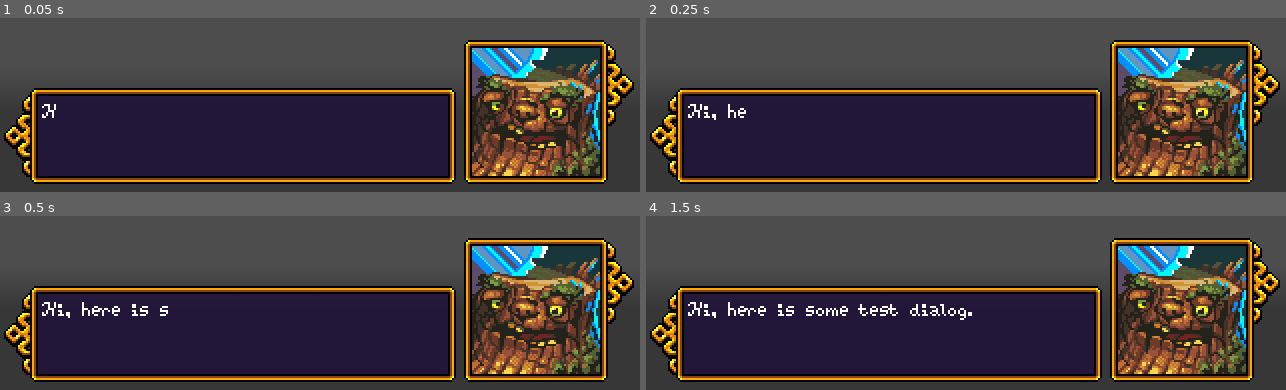
Above: before the commit, frames 1-4 (two rows, left to right).
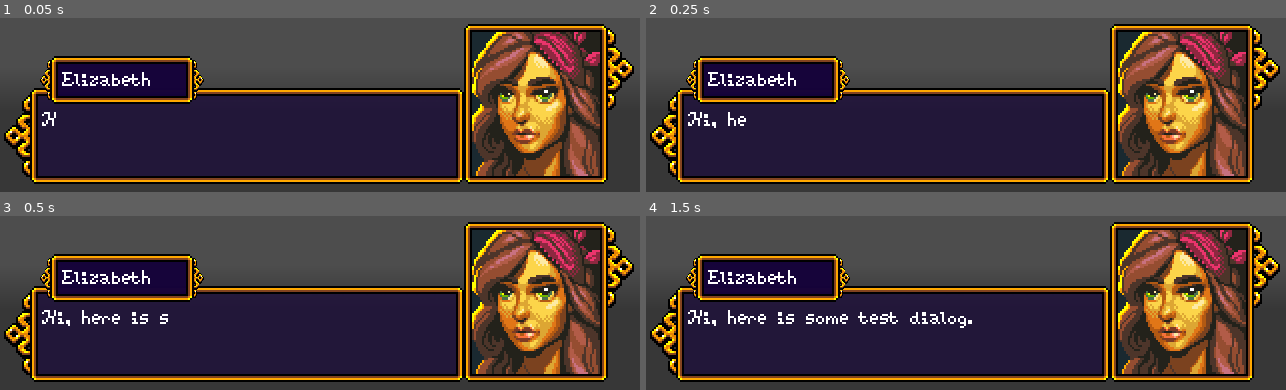
Above: after the commit, the same moments.

Repository: jalder89/RPG-In-Godot
Game: Godot game, scene res://Scenes/UI/DialogBox.tscn
Two runs of this game, one before a commit and one after it. Both use one fixed random seed, a clock stepped at 60 frames per second and the inputs below. This scene is started directly instead of the project's main scene.
Inputs:
- Up to frame 1 (0.05 s): no input
- Up to frame 2 (0.25 s): no input
- Up to frame 3 (0.5 s): no input
- Up to frame 4 (1.5 s): tap Enter (ui_accept) at 0.5, 0.77, 1.25 s; hold D (right) 0.53-1.28 s; hold B (battle) 0.53-1.28 s; hold S (down) from 1.28 s (still down); tap B (battle) at 1.35 s

The runs differ from the first frame. In frame 1, 25% of the frame differs, in the area x 6-100%, y 3-96%; in frame 2, 26%; in frame 3, 26%; in frame 4, 27%.

Commit message:
Implemented Character resource for swapping characters in dialogue.

Diff:
--- /dev/null
+++ b/Scenes/Characters/Character.gd
@@ -0,0 +1,6 @@
+extends Resource
+class_name Character
+
+
+@export var name : String
+@export var portrait : Texture
--- /dev/null
+++ b/Scenes/Characters/ElizabethCharacter.tres
@@ -0,0 +1,9 @@
+[gd_resource type="Resource" script_class="Character" load_steps=3 format=3 uid="uid://snbfact56bxl"]
+
+[ext_resource type="Texture2D" uid="uid://b8m2pp6n7wwgd" path="res://Assets/Sprites/ElizabethPortrait.png" id="1_2bv2d"]
+[ext_resource type="Script" path="res://Scenes/Characters/Character.gd" id="1_t3sme"]
+
+[resource]
+script = ExtResource("1_t3sme")
+name = "Elizabeth"
+portrait = ExtResource("1_2bv2d")
--- /dev/null
+++ b/Scenes/Characters/StumpyCharacter.tres
@@ -0,0 +1,9 @@
+[gd_resource type="Resource" script_class="Character" load_steps=3 format=3 uid="uid://ba0diup4tf8p8"]
+
+[ext_resource type="Script" path="res://Scenes/Characters/Character.gd" id="1_j15rm"]
+[ext_resource type="Texture2D" uid="uid://clb2fqxx6v54y" path="res://Assets/Sprites/StumpyPortrait.png" id="1_lankq"]
+
+[resource]
+script = ExtResource("1_j15rm")
+name = "Stumpy"
+portrait = ExtResource("1_lankq")
--- /dev/null
+++ b/Scenes/UI/DarkTheme.tres
@@ -0,0 +1,26 @@
+[gd_resource type="Theme" load_steps=5 format=3 uid="uid://d4clx6vq4fiuo"]
+
+[ext_resource type="Texture2D" uid="uid://c6idq7bfoo2mp" path="res://Assets/Sprites/Textbox9SliceOpaque.png" id="1_iwl4h"]
+[ext_resource type="FontVariation" uid="uid://2fg6clohfxik" path="res://Scenes/UI/WestwickFont.tres" id="2_ele3d"]
+
+[sub_resource type="StyleBoxEmpty" id="StyleBoxEmpty_4wpu8"]
+
+[sub_resource type="StyleBoxTexture" id="StyleBoxTexture_tk1mp"]
+texture = ExtResource("1_iwl4h")
+texture_margin_left = 4.0
+texture_margin_top = 4.0
+texture_margin_right = 4.0
+texture_margin_bottom = 4.0
+
+[resource]
+default_font = ExtResource("2_ele3d")
+Button/colors/font_color = Color(1, 1, 1, 1)
+Button/colors/font_focus_color = Color(0.972549, 0.941176, 0.211765, 1)
+Button/colors/font_hover_color = Color(0.972549, 0.941176, 0.211765, 1)
+Button/colors/font_pressed_color = Color(1, 0.721569, 0.192157, 1)
+Button/styles/disabled = SubResource("StyleBoxEmpty_4wpu8")
+Button/styles/focus = SubResource("StyleBoxEmpty_4wpu8")
+Button/styles/hover = SubResource("StyleBoxEmpty_4wpu8")
+Button/styles/normal = SubResource("StyleBoxEmpty_4wpu8")
+Button/styles/pressed = SubResource("StyleBoxEmpty_4wpu8")
+PanelContainer/styles/panel = SubResource("StyleBoxTexture_tk1mp")
--- a/Scenes/UI/DialogBox.gd
+++ b/Scenes/UI/DialogBox.gd
@@ -8,14 +8,17 @@
 
 @onready var text_box = %TextBox
 @onready var portrait = %Portrait
+@onready var name_box = %NameBox
 
 signal dialog_finished
 
 func _ready() -> void:
-	type_dialog("Hi, here is some test dialog.", Resource.new())
+	type_dialog("Hi, here is some test dialog.", load("res://Scenes/Characters/ElizabethCharacter.tres"))
 
-func type_dialog(bbcode : String, character : Resource) -> void:
+func type_dialog(bbcode : String, character : Character) -> void:
 	is_typing = true
+	portrait.texture = character.portrait
+	name_box.text = character.name
 	get_tree().paused = true
 	show()
 	text_box.text = bbcode
--- a/Scenes/UI/DialogBox.tscn
+++ b/Scenes/UI/DialogBox.tscn
@@ -1,10 +1,11 @@
-[gd_scene load_steps=6 format=3 uid="uid://k7jtw0xf5bwl"]
+[gd_scene load_steps=7 format=3 uid="uid://k7jtw0xf5bwl"]
 
 [ext_resource type="Texture2D" uid="uid://dkvwj8t3gwgg3" path="res://Assets/Sprites/DialogShadow.png" id="1_uxyqa"]
 [ext_resource type="Texture2D" uid="uid://nfqieebaa1g1" path="res://Assets/Sprites/PortraitEdge.png" id="2_gkgy1"]
 [ext_resource type="Script" path="res://Scenes/UI/DialogBox.gd" id="2_yta87"]
 [ext_resource type="Theme" uid="uid://c5ws7dk51qn2g" path="res://Scenes/UI/DefaultTheme.tres" id="2_yuhrx"]
 [ext_resource type="Texture2D" uid="uid://clb2fqxx6v54y" path="res://Assets/Sprites/StumpyPortrait.png" id="4_3ddqd"]
+[ext_resource type="Theme" uid="uid://d4clx6vq4fiuo" path="res://Scenes/UI/DarkTheme.tres" id="5_kiaio"]
 
 [node name="DialogBox" type="TextureRect"]
 process_mode = 3
@@ -17,67 +18,138 @@
 texture = ExtResource("1_uxyqa")
 script = ExtResource("2_yta87")
 
+[node name="DialogContainer" type="HBoxContainer" parent="."]
+layout_mode = 2
+offset_left = 2.0
+offset_top = 128.0
+offset_right = 232.0
+offset_bottom = 176.0
+grow_vertical = 0
+size_flags_horizontal = 3
+size_flags_vertical = 8
+theme_override_constants/separation = 0
+
+[node name="LeftEdge" type="TextureRect" parent="DialogContainer"]
+layout_mode = 2
+texture = ExtResource("2_gkgy1")
+stretch_mode = 3
+
+[node name="PanelContainer" type="PanelContainer" parent="DialogContainer"]
+custom_minimum_size = Vector2(2.08165e-12, 48)
+layout_mode = 2
+size_flags_horizontal = 3
+theme = ExtResource("2_yuhrx")
+
+[node name="MarginContainer" type="MarginContainer" parent="DialogContainer/PanelContainer"]
+layout_mode = 2
+theme_override_constants/margin_left = 2
+theme_override_constants/margin_top = 6
+theme_override_constants/margin_right = 2
+theme_override_constants/margin_bottom = 2
+
+[node name="TextBox" type="RichTextLabel" parent="DialogContainer/PanelContainer/MarginContainer"]
+unique_name_in_owner = true
+layout_mode = 2
+bbcode_enabled = true
+text = "Hello there, traveler! I hope you're doing well!"
+
+[node name="NameContainer" type="HBoxContainer" parent="."]
+layout_mode = 2
+offset_left = 2.0
+offset_top = 108.0
+offset_right = 102.0
+offset_bottom = 140.0
+size_flags_horizontal = 0
+size_flags_vertical = 3
+theme_override_constants/separation = 0
+
+[node name="MarginContainer" type="MarginContainer" parent="NameContainer"]
+custom_minimum_size = Vector2(18, 2.08165e-12)
+layout_mode = 2
+
+[node name="LeftEdge" type="TextureRect" parent="NameContainer"]
+custom_minimum_size = Vector2(5, 20)
+layout_mode = 2
+size_flags_vertical = 4
+texture = ExtResource("2_gkgy1")
+expand_mode = 1
+
+[node name="NamePanel" type="PanelContainer" parent="NameContainer"]
+custom_minimum_size = Vector2(72, 24)
+layout_mode = 2
+size_flags_vertical = 4
+theme = ExtResource("5_kiaio")
+
+[node name="MarginContainer" type="MarginContainer" parent="NameContainer/NamePanel"]
+custom_minimum_size = Vector2(2.08165e-12, 2.08165e-12)
+layout_mode = 2
+theme_override_constants/margin_left = 2
+theme_override_constants/margin_top = 2
+theme_override_constants/margin_right = 2
+theme_override_constants/margin_bottom = 2
+
+[node name="NameBox" type="RichTextLabel" parent="NameContainer/NamePanel/MarginContainer"]
+unique_name_in_owner = true
+layout_mode = 2
+theme_override_font_sizes/normal_font_size = 16
+text = "Stumpy"
+
+[node name="RightEdge" type="TextureRect" parent="NameContainer"]
+custom_minimum_size = Vector2(5, 20)
+layout_mode = 2
+size_flags_vertical = 4
+texture = ExtResource("2_gkgy1")
+expand_mode = 1
+flip_h = true
+
+[node name="PortraitContainer" type="HBoxContainer" parent="."]
+layout_mode = 2
+offset_left = 232.0
+offset_top = 96.0
+offset_right = 317.0
+offset_bottom = 176.0
+grow_vertical = 0
+theme_override_constants/separation = 0
+
+[node name="PanelContainer" type="PanelContainer" parent="PortraitContainer"]
+layout_mode = 2
+theme = ExtResource("2_yuhrx")
+
+[node name="Portrait" type="TextureRect" parent="PortraitContainer/PanelContainer"]
+unique_name_in_owner = true
+layout_mode = 2
+texture = ExtResource("4_3ddqd")
+
+[node name="MarginContainer" type="MarginContainer" parent="PortraitContainer"]
+layout_mode = 2
+theme_override_constants/margin_top = 2
+
+[node name="RightEdge" type="TextureRect" parent="PortraitContainer/MarginContainer"]
+layout_mode = 2
+texture = ExtResource("2_gkgy1")
+stretch_mode = 2
+flip_h = true
+
 [node name="HBoxContainer" type="HBoxContainer" parent="."]
+visible = false
 layout_mode = 1
 anchors_preset = -1
 anchor_top = 1.0
 anchor_right = 1.0
 anchor_bottom = 1.0
 offset_left = 2.0
-offset_top = -76.0
+offset_top = -84.0
 offset_right = -3.0
 offset_bottom = -4.0
 grow_vertical = 0
-
-[node name="DialogContainer" type="HBoxContainer" parent="HBoxContainer"]
-layout_mode = 2
-size_flags_horizontal = 3
-size_flags_vertical = 8
 theme_override_constants/separation = 0
 
-[node name="LeftEdge" type="TextureRect" parent="HBoxContainer/DialogContainer"]
+[node name="CharacterContainer" type="VBoxContainer" parent="."]
+visible = false
 layout_mode = 2
-texture = ExtResource("2_gkgy1")
-stretch_mode = 3
-
-[node name="PanelContainer" type="PanelContainer" parent="HBoxContainer/DialogContainer"]
-custom_minimum_size = Vector2(2.08165e-12, 48)
-layout_mode = 2
+offset_left = 2.0
+offset_top = 96.0
+offset_right = 232.0
+offset_bottom = 176.0
 size_flags_horizontal = 3
-theme = ExtResource("2_yuhrx")
-
-[node name="MarginContainer" type="MarginContainer" parent="HBoxContainer/DialogContainer/PanelContainer"]
-layout_mode = 2
-theme_override_constants/margin_left = 2
-theme_override_constants/margin_top = 2
-theme_override_constants/margin_right = 2
-theme_override_constants/margin_bottom = 2
-
-[node name="TextBox" type="RichTextLabel" parent="HBoxContainer/DialogContainer/PanelContainer/MarginContainer"]
-unique_name_in_owner = true
-layout_mode = 2
-bbcode_enabled = true
-text = "Hello there, traveler! I hope you're doing well!"
-
-[node name="PortraitContainer" type="HBoxContainer" parent="HBoxContainer"]
-layout_mode = 2
 theme_override_constants/separation = 0
-
-[node name="PanelContainer" type="PanelContainer" parent="HBoxContainer/PortraitContainer"]
-layout_mode = 2
-theme = ExtResource("2_yuhrx")
-
-[node name="Portrait" type="TextureRect" parent="HBoxContainer/PortraitContainer/PanelContainer"]
-unique_name_in_owner = true
-layout_mode = 2
-texture = ExtResource("4_3ddqd")
-
-[node name="MarginContainer" type="MarginContainer" parent="HBoxContainer/PortraitContainer"]
-layout_mode = 2
-theme_override_constants/margin_top = 2
-
-[node name="RightEdge" type="TextureRect" parent="HBoxContainer/PortraitContainer/MarginContainer"]
-layout_mode = 2
-texture = ExtResource("2_gkgy1")
-stretch_mode = 2
-flip_h = true
Binary file added: Assets/Sprites/Textbox9SliceOpaque.png
Not shown, added: Assets/Sprites/Textbox9SliceOpaque.png.import
